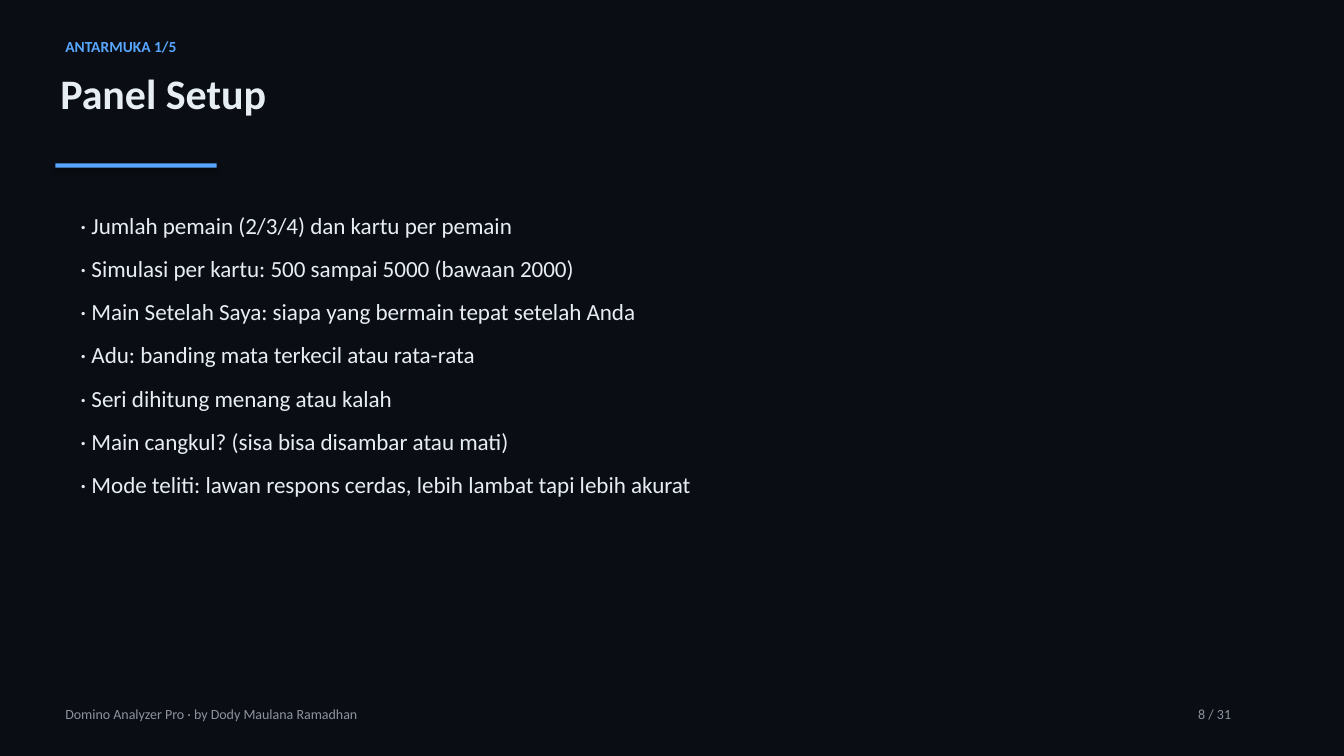
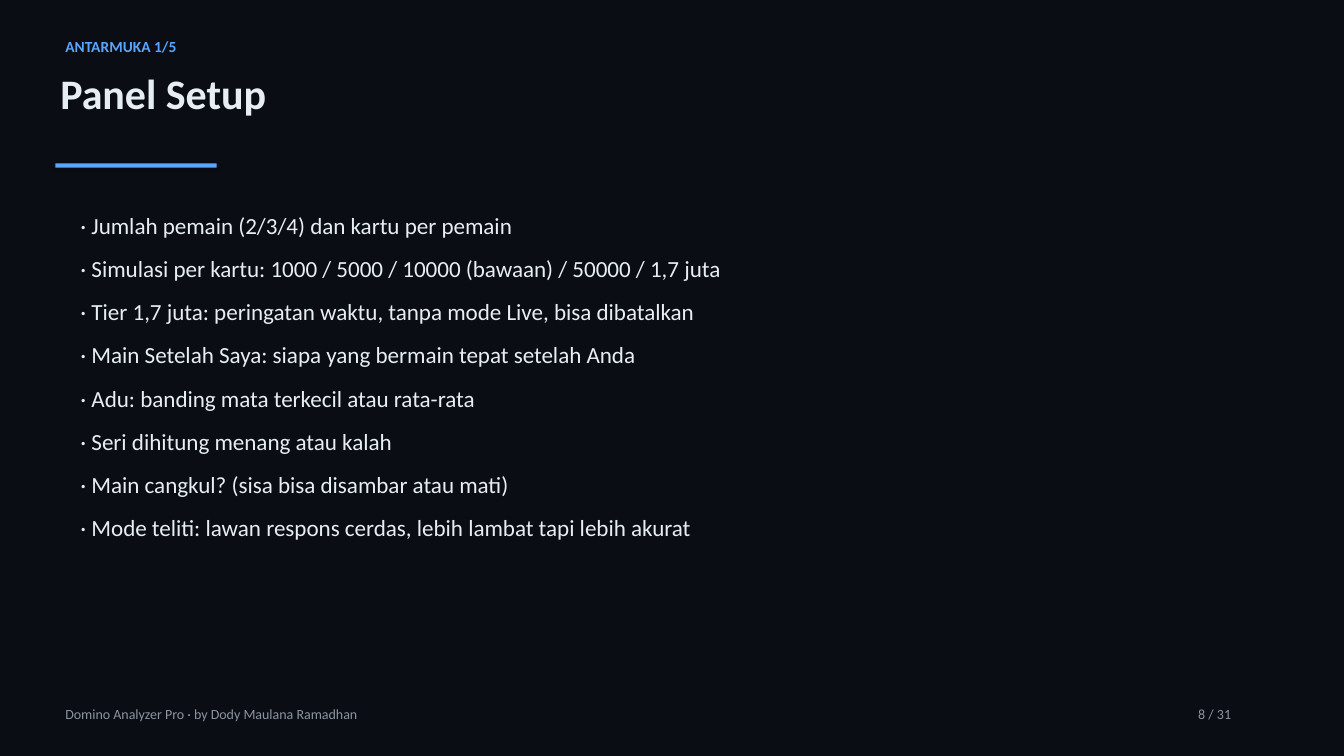
Before and after one commit to DodyMaulanaRamadhan/dominoanalisis, a slide deck: slide 8 of docs/Domino-Analyzer-Pro-Presentasi.pptx. Drawn at 1344x756 pixels with LibreOffice and Linux fonts; fonts in the diff are those of the drawing. Boxes give left, top, right and bottom in pixels: in the first picture for what was removed or moved away, otherwise in the second. Text is boxed around its words. In the diff, an @@ line names an element or a change of style, - is before the commit and + after.

Commit message:
Dokumentasi tier berat dan pengujian: buku, README, dokumen audit
Buku dokumentasi dibangun ulang (Markdown + PDF/DOCX/PPTX): panduan tier
1.700.000, variabel lingkungan DOMINO_THREADS / DOMINO_MAX_ENGINE /
DOMINO_ENGINE_WAIT, daftar alat audit, serta bagian pengujian yang kini
memuat 29 tes server, 8 tes paralel/determinisme, dan 6 uji antarmuka tanpa
kepala. README menambah jalur pengujian dan alat audit.

Baru: docs/audit-kualitas-kode.md — temuan audit (crash pool kosong, alokasi di
jalur panas, simulasi satu inti, antrean server, cache-first) beserta angka ukur
dan batasannya.

```diff
--- a/docs/Domino-Analyzer-Pro-Presentasi.pptx
+++ b/docs/Domino-Analyzer-Pro-Presentasi.pptx
@@ text at (91,260,720,324): text changed @@
-· Simulasi per kartu: 500 sampai 5000 (bawaan 2000)
+· Simulasi per kartu: 1000 / 5000 / 10000 (bawaan) / 50000 / 1,7 juta
+· Tier 1,7 juta: peringatan waktu, tanpa mode Live, bisa dibatalkan
```
Also in this commit, not shown: 4 other slides changed, 13 other files.
